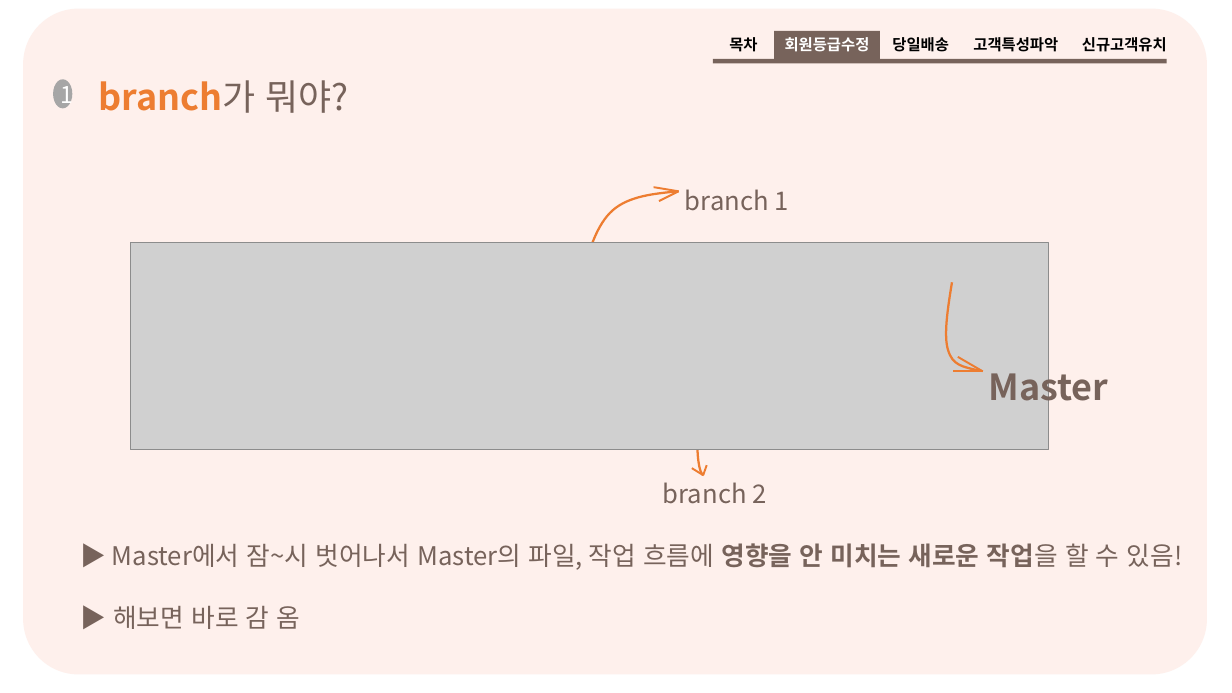
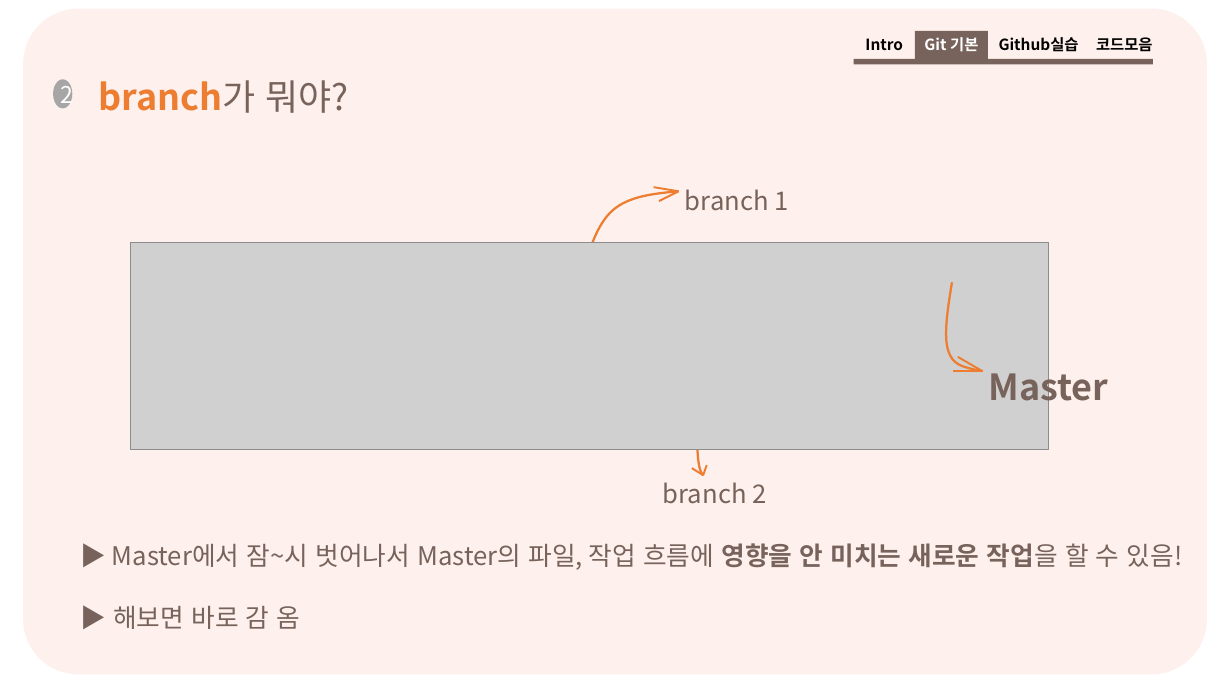
Before and after one commit to hw79chopin/YBIGTA-lecture-note, a slide deck: slide 9 of git,github/Git_Github_practice.pptx. Drawn at 1232x693 pixels with LibreOffice and Linux fonts; fonts in the diff are those of the drawing; grey boxes stand for pictures. Boxes give left, top, right and bottom in pixels: in the first picture for what was removed or moved away, otherwise in the second. Text is boxed around its words. In the diff, an @@ line names an element or a change of style, - is before the commit and + after.

```diff
--- a/git,github/Git_Github_practice.pptx
+++ b/git,github/Git_Github_practice.pptx
@@ rectangle resized from (x1=714, y1=59, x2=1167, y2=64) to (x1=854, y1=59, x2=1153, y2=65) @@
@@ text added at (x1=865, y1=38, x2=903, y2=50), 12 pt, text #000000, bold @@
+Intro
@@ rectangle added at (x1=915, y1=31, x2=988, y2=59), fill #77635B, 12 pt, text #FFFFFF, bold @@
+Git 기본
@@ group removed at (x1=729, y1=31, x2=1058, y2=59): 3 texts, 1 rectangle @@
-목차
-회원등급수정
-당일배송
-고객특성파악
@@ text added at (x1=999, y1=37, x2=1079, y2=52), 12 pt, text #000000, bold @@
+Github실습
@@ text at (x1=1096, y1=37, x2=1153, y2=52): text changed @@
-신규고객유치
+코드모음
@@ text in ellipse at (x1=60, y1=79, x2=73, y2=108): text changed @@
-1
+2
```
Also in this commit, not shown: 23 other slides changed, 11 slides added, 7 slides removed.
